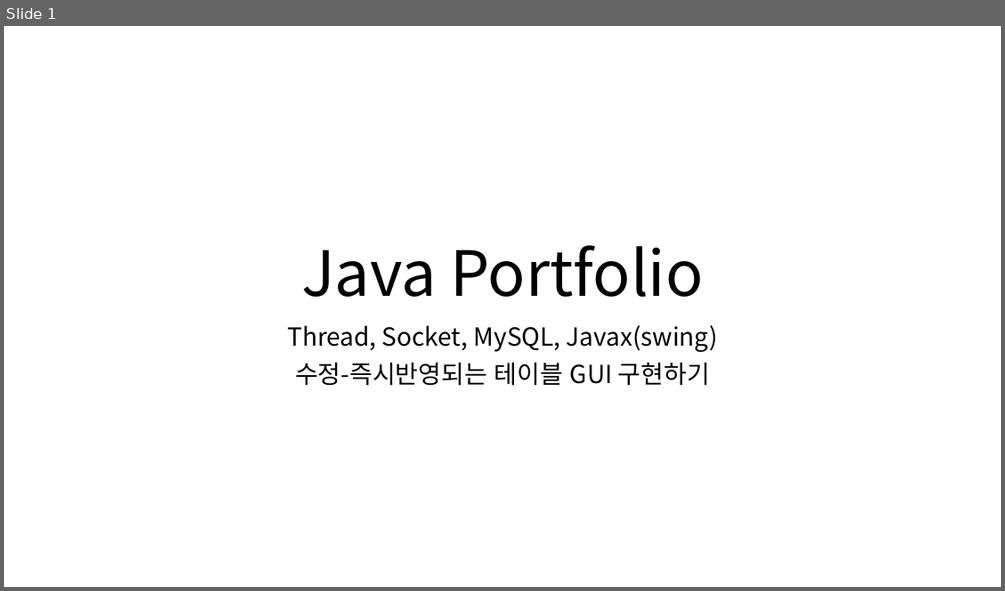
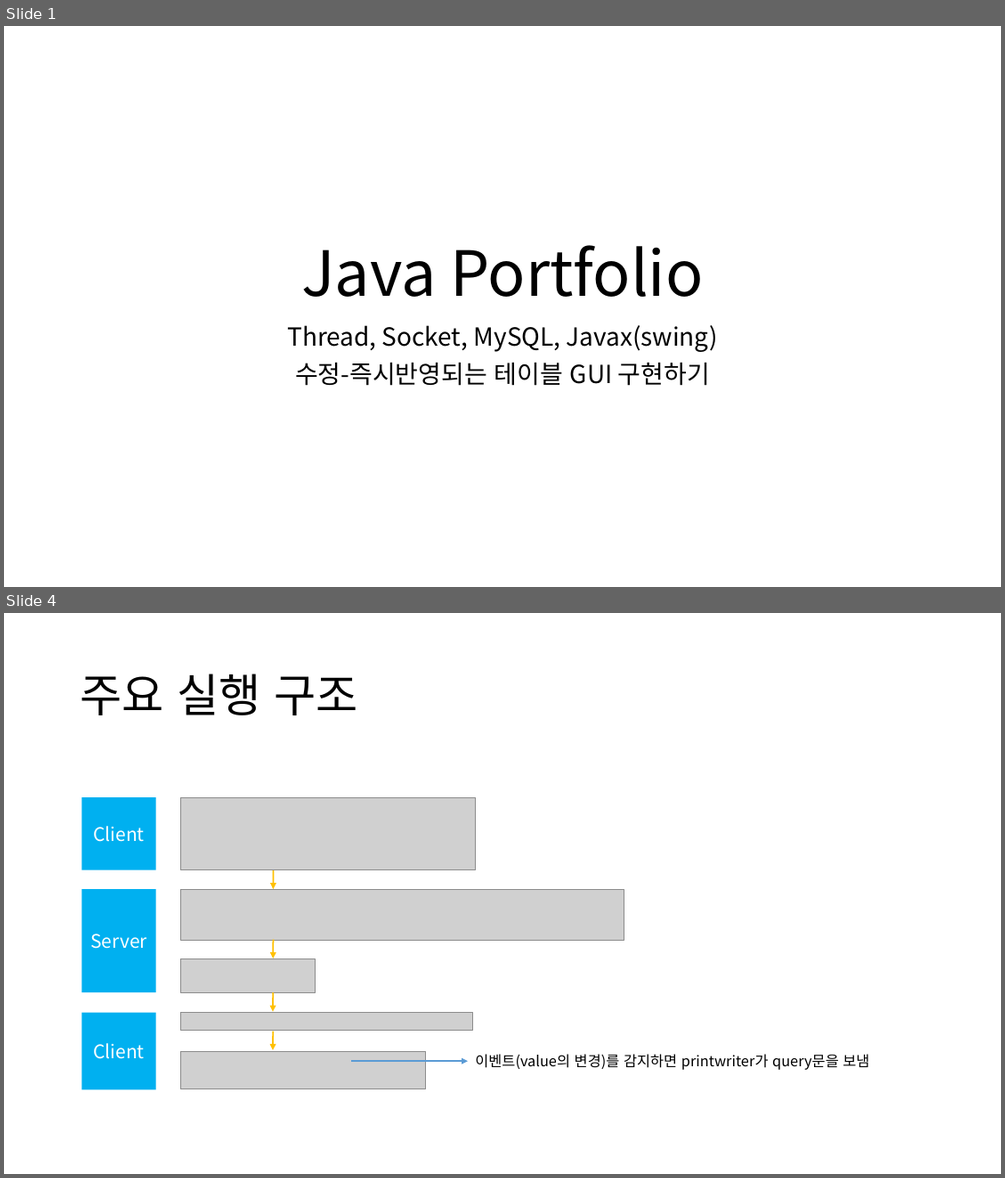
Before and after one commit to skyofsora/AutoSyncTableGUI, a slide deck: Java Portfolio.pptx. Shown one above the other, each under a label of ours: slide 1 before the commit, slides 1 and 4 after it; the slides between them are not shown. The pictures are 1005x591 and 1005x1178 pixels, drawn with LibreOffice and Linux fonts; fonts in the diff are those of the drawing; grey boxes stand for pictures. Boxes give left, top, right and bottom in pixels: in the first picture for what was removed or moved away, otherwise in the second. Text is boxed around its words. In the diff, an @@ line names an element or a change of style, - is before the commit and + after.

```diff
--- a/Java Portfolio.pptx
+++ b/Java Portfolio.pptx
@@ slide 4 added at box(4, 613, 1001, 1174), background #FFFFFF @@
@@ title added at box(80, 674, 357, 715), 44 pt, text #000000 @@
+주요 실행 구조
@@ rectangle added at box(81, 798, 156, 870), fill #00B0F0, 18 pt, text #FFFFFF @@
+Client
@@ picture added at box(180, 798, 476, 870) @@
@@ arrow added from (273, 870) to (273, 889), #FFC000 1.5 pt @@
@@ rectangle added at box(81, 889, 156, 992), fill #00B0F0, 18 pt, text #FFFFFF @@
+Server
@@ picture added at box(180, 889, 624, 940) @@
@@ picture added at box(180, 959, 316, 993) @@
@@ arrow added from (273, 939) to (273, 958), #FFC000 1.5 pt @@
@@ rectangle added at box(81, 1013, 156, 1089), fill #00B0F0, 18 pt, text #FFFFFF @@
+Client
@@ picture added at box(180, 1013, 473, 1030) @@
@@ arrow added from (273, 992) to (273, 1012), #FFC000 1.5 pt @@
@@ arrow added from (273, 1031) to (273, 1050), #FFC000 1.5 pt @@
@@ picture added at box(180, 1051, 426, 1088) @@
@@ arrow added from (352, 1061) to (468, 1061), #5B9BD5 1.5 pt @@
@@ text added at box(475, 1054, 869, 1070), 14 pt, text #000000 @@
+이벤트(value의 변경)를 감지하면 printwriter가 query문을 보냄
```
Also in this commit, not shown: 2 slides changed, 4 other slides added, 1 slide removed, 3 other files.
